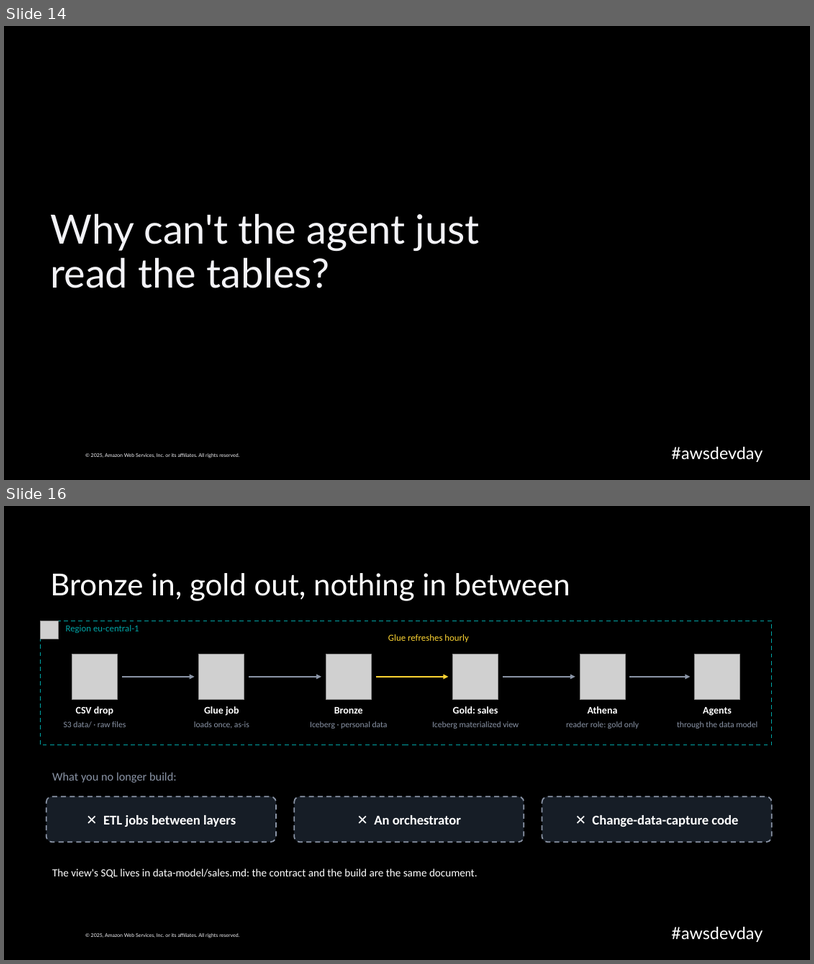
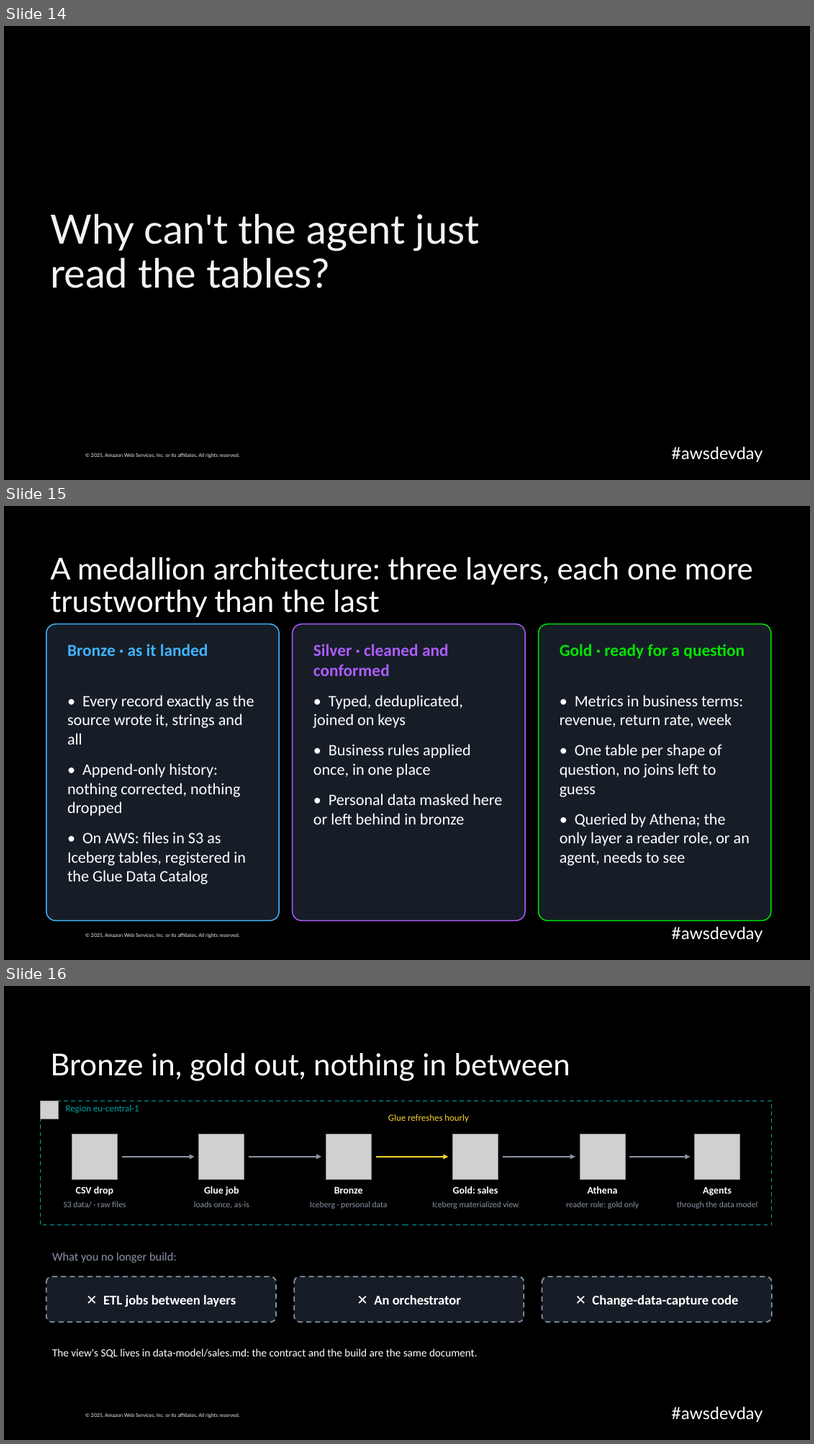
Before and after one commit to caroline-cah/lakehouse-harness, a slide deck: talk/harness-engineering-live.pptx. Shown one above the other, each under a label of ours: slides 14 and 16 before the commit, slides 14, 15 and 16 after it; the slides between them are not shown. The pictures are 814x964 and 814x1444 pixels, drawn with LibreOffice and Linux fonts; fonts in the diff are those of the drawing; grey boxes stand for pictures; background and template pictures are left out. Boxes give left, top, right and bottom in pixels: in the first picture for what was removed or moved away, otherwise in the second. Text is boxed around its words. In the diff, an @@ line names an element or a change of style, - is before the commit and + after.

```diff
--- a/talk/harness-engineering-live.pptx
+++ b/talk/harness-engineering-live.pptx
@@ slide 15 added at (4,506,810,960), background #000000; not listed: 2 template elements that a slide beside it also shows @@
@@ title added at (50,557,754,618), 36 pt, text #FFFFFF @@
+A medallion architecture: three layers, each one more trustworthy than the last
@@ rounded rectangle added at (46,624,279,921), fill #161D26, outline #41B3FF 1.25 pt @@
@@ rounded rectangle added at (293,624,525,921), fill #161D26, outline #AD5CFF 1.25 pt @@
@@ rounded rectangle added at (539,624,772,921), fill #161D26, outline #00E500 1.25 pt @@
@@ text added at (67,644,208,656), 20 pt, text #41B3FF, bold @@
+Bronze · as it landed
@@ text added at (314,644,449,676), 20 pt, text #AD5CFF, bold @@
+Silver · cleaned and conformed
@@ text added at (560,644,745,659), 20 pt, text #00E500, bold @@
+Gold · ready for a question
@@ text added at (67,695,255,884), 19 pt, text #FFFFFF @@
+• Every record exactly as the source wrote it, strings and all
+• Append-only history: nothing corrected, nothing dropped
+• On AWS: files in S3 as Iceberg tables, registered in the Glue Data Catalog
@@ text added at (314,695,502,824), 19 pt, text #FFFFFF @@
+• Typed, deduplicated, joined on keys
+• Business rules applied once, in one place
+• Personal data masked here or left behind in bronze
@@ text added at (560,695,750,865), 19 pt, text #FFFFFF @@
+• Metrics in business terms: revenue, return rate, week
+• One table per shape of question, no joins left to guess
+• Queried by Athena; the only layer a reader role, or an agent, needs to see
```
Also in this commit, not shown: 1 slide changed, 1 slide removed, 2 other files.
